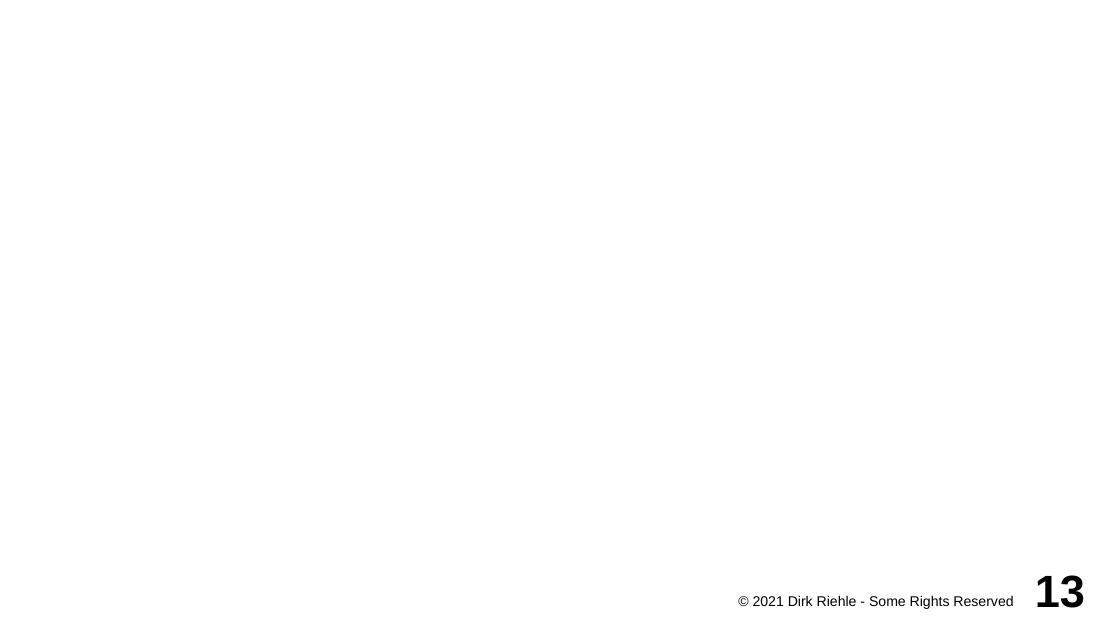
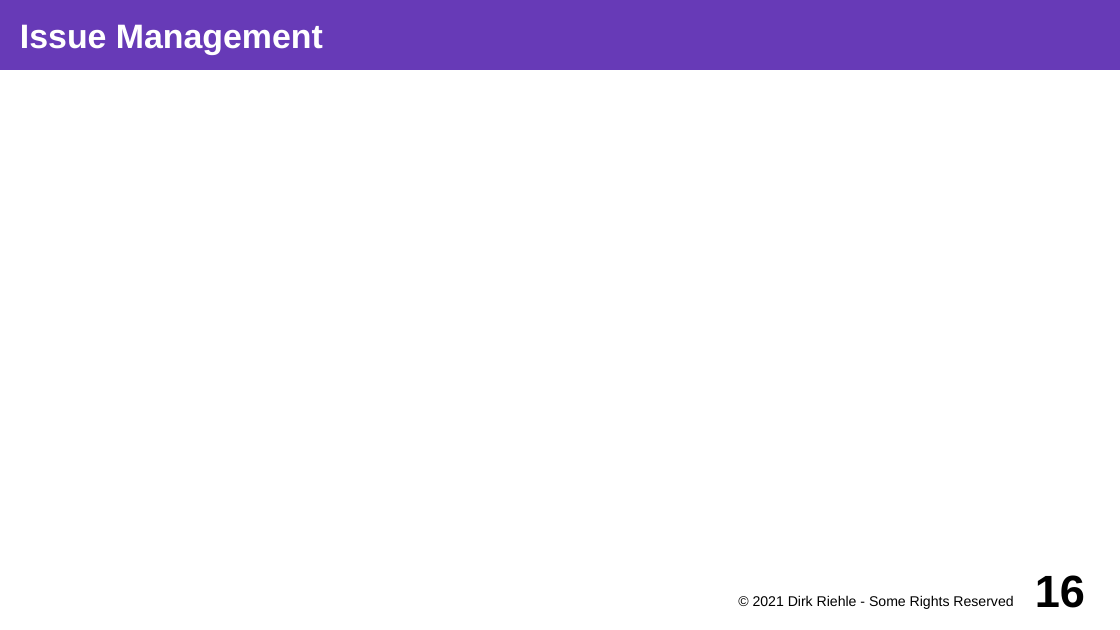
Before and after one commit to dirkriehle/coss-course, a slide deck: slide 16 of Lecture slides/COSS D02 - Research and Startup.odp (slide 13 before the commit). Drawn at 1120x630 pixels with LibreOffice and Linux fonts; fonts in the diff are those of the drawing; background and template pictures are left out. Boxes give left, top, right and bottom in pixels: in the first picture for what was removed or moved away, otherwise in the second. Text is boxed around its words. In the diff, an @@ line names an element or a change of style, - is before the commit and + after.

```diff
--- a/Lecture slides/COSS D02 - Research and Startup.odp
+++ b/Lecture slides/COSS D02 - Research and Startup.odp
@@ title added at bbox=[0, 0, 1120, 70], fill #673AB7, 24 pt, text #FFFFFF, bold @@
+Issue Management
@@ page number at bbox=[1035, 575, 1085, 608]: text changed @@
-13
+16
```
Also in this commit, not shown: 8 other slides changed, 7 slides added, 2 other files.
